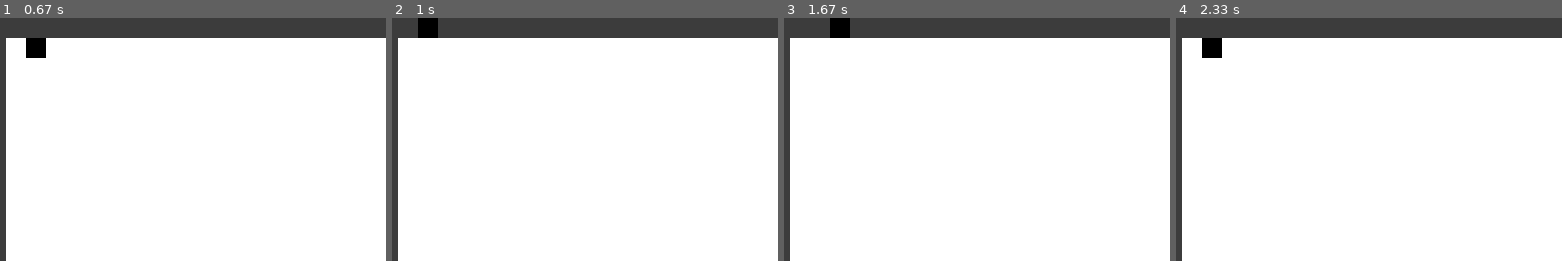
Above: before the commit, frames 1-4 (left to right).
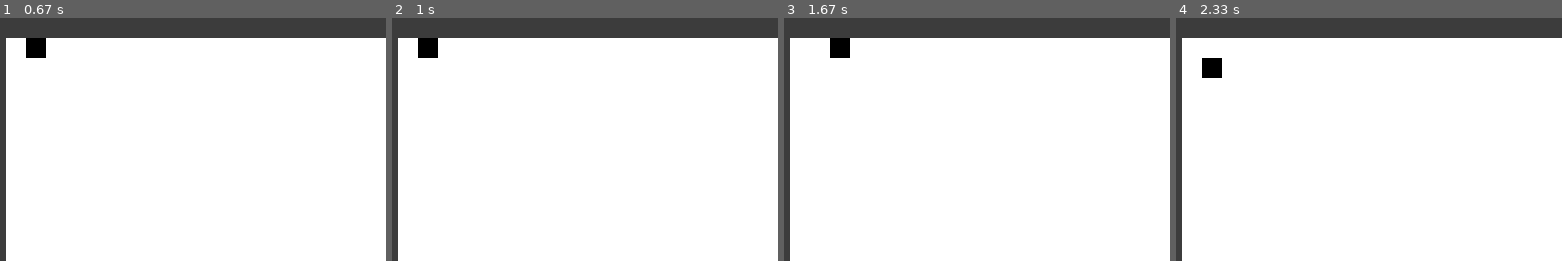
Above: after the commit, the same moments.

Repository: PygameProjects/OpenSource_rpg
Game: pygame game, started from PyGame/main.py
Same seed, same stepped clock (60 frames per second), same inputs: the game is played once before the commit and once after it.
Inputs:
- Up to frame 1 (0.67 s): hold Right from 0.33 s (still down)
- Up to frame 2 (1 s): release Right at 0.8 s; hold Up from 0.83 s (still down)
- Up to frame 3 (1.67 s): release Up at 1.13 s; hold Right 1.17-1.63 s
- Up to frame 4 (2.33 s): hold Left 1.67-2.2 s; hold Down from 2.23 s (still down)
The pictures show only the part of the screen within x 0-50%, y 0-50%; the shares and areas given below are measured in that part.

Frame 1 is identical in both runs. In frame 2, 0.9% of the frame differs, in the area x 6-12%, y 0-17%; in frame 3, 0.9%; in frame 4, 0.9%.

Commit message:
Added collision detection. Moved key handler to game.py. Added generate_tiles method to create array of tiles.

Diff:
--- a/PyGame/game.py
+++ b/PyGame/game.py
@@ -6,6 +6,7 @@
 # Import the Player class from our player.py module
 from player import *
 from main import *
+from pprint import pprint as pp
 
 
 class Game():
@@ -30,6 +31,8 @@
 
         self.tile_size = tile_size
 
+        self.tiles = self.generate_tiles()
+
     """
     Key down and key up handlers. Note:
     We are probably only going to need
@@ -42,13 +45,22 @@
     def keyup(self, key):
         self.player.keyup(key)
 
-    def draw_room(self, screen):
-        for x in range(int(self.screen_width / self.tile_size)):
-            pygame.draw.rect(screen, GRAY, [x * self.tile_size, 0, self.tile_size, self.tile_size], 0);
-            pygame.draw.rect(screen, GRAY, [x * self.tile_size, self.screen_height - self.tile_size, self.tile_size, self.tile_size], 0);
+    def generate_tiles(self):
+        tiles = []
         for y in range(int(self.screen_height / self.tile_size)):
-            pygame.draw.rect(screen, GRAY, [0, y * self.tile_size, self.tile_size, self.tile_size], 0);
-            pygame.draw.rect(screen, GRAY, [self.screen_width - self.tile_size, y * self.tile_size, self.tile_size, self.tile_size], 0);
+            tiles.append([])
+            for x in range(int(self.screen_width / self.tile_size)):
+                if x in (0, int(self.screen_width / self.tile_size) - 1) or y in (0, int(self.screen_height / self.tile_size) - 1):
+                    tiles[y].append(True)
+                else:
+                    tiles[y].append(False)
+        return tiles
+
+    def draw_room(self, tiles, screen):
+        for y in range(len(tiles)):
+            for x in range(len(tiles[y])):
+                if tiles[y][x]:
+                    pygame.draw.rect(screen, GRAY, [x * self.tile_size, y * self.tile_size, self.tile_size, self.tile_size], 0);
 
     def run(self):
         """
@@ -61,14 +73,20 @@
                 # If user hits 'x' exit
                 if event.type == pygame.QUIT:
                     running = False
-
                 # Key down events
                 elif event.type == pygame.KEYDOWN:
-                    self.keydown(event.key)
+                    if event.key == pygame.K_UP:
+                        self.player.move(0, -1, self.tiles)
+                    elif event.key == pygame.K_DOWN:
+                        self.player.move(0, 1, self.tiles)
+                    elif event.key == pygame.K_RIGHT:
+                        self.player.move(1, 0, self.tiles)
+                    elif event.key == pygame.K_LEFT:
+                        self.player.move(-1, 0, self.tiles)
 
             # Drawing
             self.screen.fill(self.background)
-            self.draw_room(self.screen)
+            self.draw_room(self.tiles, self.screen)
 
             # Update and draw player
             self.player.draw(self.screen)
--- a/PyGame/player.py
+++ b/PyGame/player.py
@@ -23,41 +23,21 @@
         self.y = y
         self.tile_size = tile_size
 
-    def move(self, x, y):
+    def move(self, x, y, tiles):
         """
         Changes the location of the player
         """
         if x != 0:
             new_x = self.x + x
-            self.x = new_x
+            if not tiles[self.y][new_x]:
+                self.x = new_x
         if y != 0:
             new_y = self.y + y
-            self.y = new_y
+            if not tiles[new_y][self.x]:
+                self.y = new_y
 
     def draw(self, screen):
         """
         Draws the player on the screen and updates
         """
         pygame.draw.rect(screen, BLACK, [self.x * self.tile_size, self.y * self.tile_size, self.tile_size, self.tile_size], 0);
-
-    # Key down handler
-    def keydown(self, key):
-        if key == pygame.K_UP:
-            self.move(0, -1)
-        elif key == pygame.K_DOWN:
-            self.move(0, 1)
-        elif key == pygame.K_RIGHT:
-            self.move(1, 0)
-        elif key == pygame.K_LEFT:
-            self.move(-1, 0)
-
-    # Key up handler
-    def keyup(self, key):
-        if key == pygame.K_UP:
-            self.move(0, 5)
-        elif key == pygame.K_DOWN:
-            self.move(0, -5)
-        elif key == pygame.K_RIGHT:
-            self.move(-5, 0)
-        elif key == pygame.K_LEFT:
-            self.move(5, 0)
